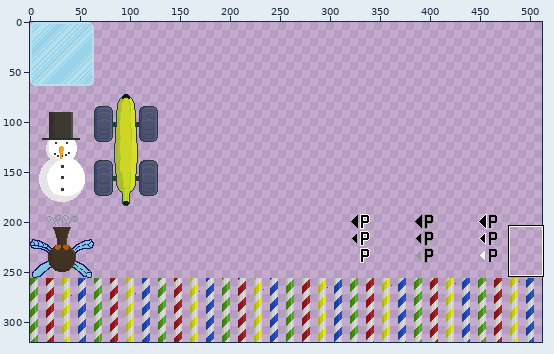
Two versions of one sprite sheet, gppcc10/core/assets/iceway.png. The picture above shows the old version from afar; the outline marks the close-up.
Close-up. Before:
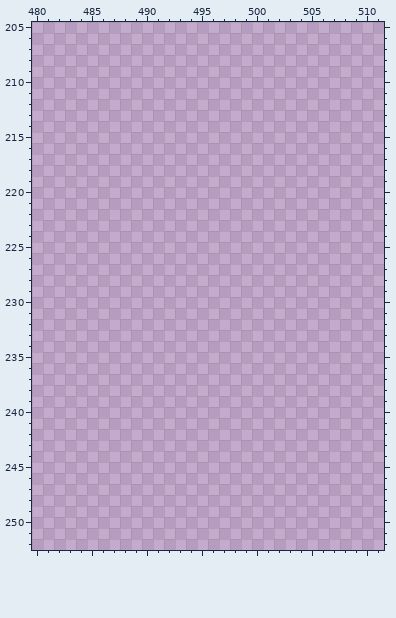
The file is 512x320 pixels. Colours within 5 levels of each other are drawn and written as one. Shown: x 480..511, y 205..252. The commit also changed other parts of the picture, which this record leaves out.
Once edited:
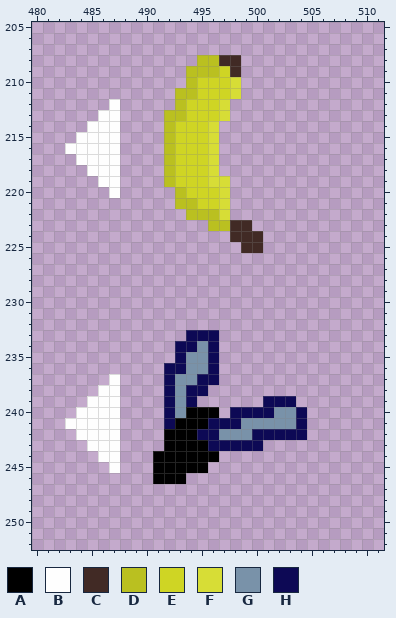
Palette (. is transparent): A #000000  B #fefefe  C #412a25  D #bac020  E #cfd524  F #d7dd36  G #7992a9  H #0d0955
Changes in this commit:
y 208: x 495..498 .... -> DDCC
y 209: x 494..498 ..... -> DDDEC
y 210: x 494..498 ..... -> DEEEF
y 211: x 493..498 ...... -> DDEEEF
y 212: x 487 . -> B; x 493..497 ..... -> DEEEF
y 213: x 486..487 .. -> BB; x 492..497 ...... -> DDEEEF
y 214: x 485..487 ... -> BBB; x 492..496 ..... -> DEEEF
y 215: x 484..487 .... -> BBBB; x 492..496 ..... -> DEEEF
y 216: x 483..487 ..... -> BBBBB; x 492..496 ..... -> DEEEF
y 217: x 484..487 .... -> BBBB; x 492..496 ..... -> DEEEF
y 218: x 485..487 ... -> BBB; x 492..496 ..... -> DEEEF
y 219: x 486..487 .. -> BB; x 492..497 ...... -> DEEEFF
y 220: x 487 . -> B; x 493..497 ..... -> DEEEF
y 221: x 493..497 ..... -> DDEEF
y 222: x 494..497 .... -> DDDF
y 223: x 496..499 .... -> DDCC
y 224: x 498..500 ... -> CCC
y 225: x 499..500 .. -> CC
y 233: x 494..496 ... -> HHH
y 234: x 493..496 .... -> HHGH
y 235: x 493..496 .... -> HGGH
y 236: x 492..496 ..... -> HHGGH
y 237: x 487 . -> B; x 492..496 ..... -> HGGHH
y 238: x 486..487 .. -> BB; x 492..495 .... -> HGHH
y 239: x 485..487 ... -> BBB; x 492..494 ... -> HGH; x 501..503 ... -> HHH
y 240: x 484..487 .... -> BBBB; x 492..496 ..... -> HGAAA; x 498..504 ....... -> HHHHGGH
y 241: x 483..487 ..... -> BBBBB; x 492..504 ............. -> HAAAHHHGGGGGH
y 242: x 484..487 .... -> BBBB; x 492..504 ............. -> AAAHHGGGHHHHH
y 243: x 485..487 ... -> BBB; x 492..500 ......... -> AAAAHHHHH
y 244: x 486..487 .. -> BB; x 491..496 ...... -> AAAAAA
y 245: x 487 . -> B; x 491..495 ..... -> AAAAA
y 246: x 491..493 ... -> AAA
Boxes around the changes in both close-ups, in picture pixels (x1, y1, x2, y2):
added: (164, 55, 263, 253)
added: (65, 99, 120, 198)
added: (65, 330, 307, 484)
